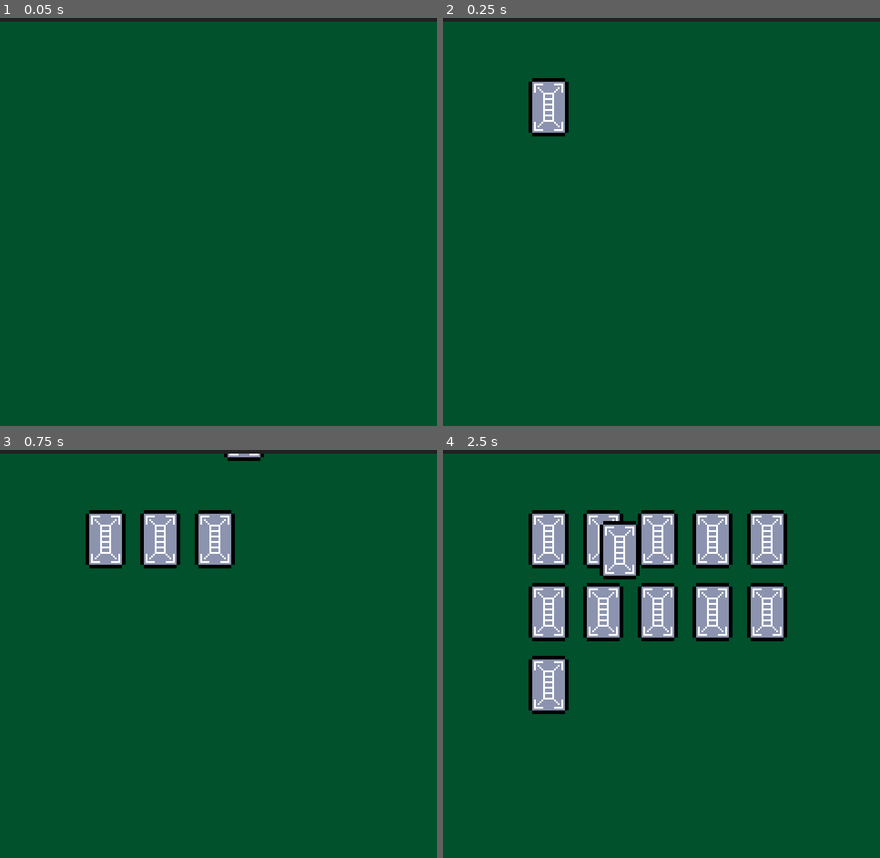
Above: before the commit, frames 1-4 (two rows, left to right).
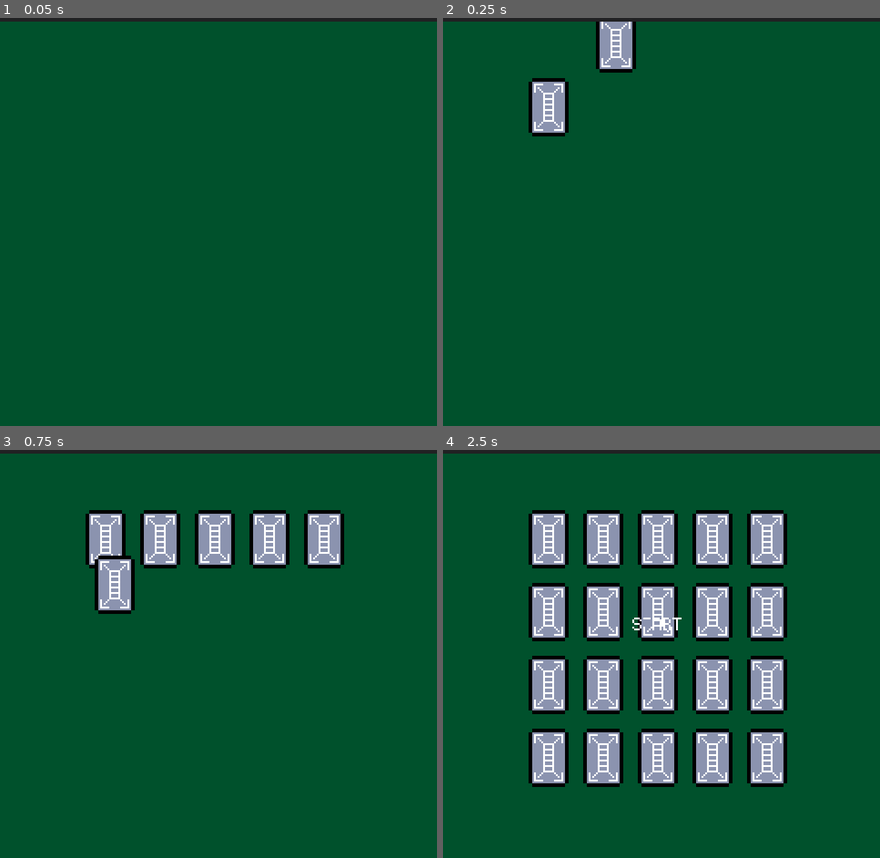
Above: after the commit, the same moments.

Repository: sugarvoid/card-sweeper
Game: Godot game, scene res://game/scene/game.tscn
The game is run twice, just before and just after one commit, with the same random seed, the same clock (stepped at 60 frames per second) and the same inputs.
Inputs (mouse positions are in pixels of both pictures, inside the frame that each line leads up to):
- Up to frame 1 (0.05 s): no input
- Up to frame 2 (0.25 s): no input
- Up to frame 3 (0.75 s): tap Enter (ui_accept) at 0.5 s; move the mouse to (104, 539) at 0.52 s; click (104, 539) at 0.67 s
- Up to frame 4 (2.5 s): tap Enter (ui_accept) at 0.77, 1.52 s; move the mouse to (604, 539) at 1.27 s; click (604, 539) at 1.42 s; move the mouse to (657, 539) at 2.02 s; click (657, 539) at 2.17 s

Frame 1 is identical in both runs. In frame 2, 1.1% of the frame differs, in the area x 35-45%, y 0-14%; in frame 3, 3.9%; in frame 4, 13%, in the area x 19-79%, y 17-83%.

Commit message:
Connect mouse hover signal to card

Diff:
--- a/game/script/card.gd
+++ b/game/script/card.gd
@@ -24,6 +24,9 @@
 var board_position: Vector2
 var is_on_board: bool
 
+
+func _ready() -> void:
+	$Area2D.mouse_entered.connect(_mosue_entered)
 
 func reset() -> void:
 	self.modulate.a = 225
@@ -59,6 +62,7 @@
 	tween.tween_property(self, "position", board_position, 0.2)
 	tween.tween_callback(on_board_placement)
 
+
 func fake_shuffle() -> void:
 	var tween = get_tree().create_tween()
 	tween.tween_property(self, "position", Vector2(166,166), 1)
@@ -82,3 +86,6 @@
 		emit_signal("done_flipping", self)
 	elif anim_name == "hide_face":
 		self.is_face_showing = false
+
+func _mosue_entered() -> void:
+	print("mouse entered ", self.name)
--- a/game/script/card_manager.gd
+++ b/game/script/card_manager.gd
@@ -28,7 +28,7 @@
 
 func _ready() -> void:
 	slots.resize(20)
-	$TmrStartGame.start(5)
+	## $TmrStartGame.start(5)
 	new_game_shuffle()
 	for c: Card in $Cards.get_children():
 		add_card_to_graveyard(c)
@@ -44,13 +44,16 @@
 
 	for i in range(20):
 		add_a_card_to_borad()
-		await get_tree().create_timer(0.2).timeout
+		await get_tree().create_timer(0.1).timeout
 
 	print(card_amounts)
+	_on_tmr_start_game_timeout()
 
 
 func _unhandled_input(event):
 	if event.is_action_pressed("ui_cancel"):
+		#TODO: Don't count the cards in graveyard
+		#TODO: Actaully shuffle the card positions
 		for c: Card in $Cards.get_children():
 			c.fake_shuffle()
 
@@ -149,6 +152,7 @@
 					remove_match()
 					return
 		if faceup_cards[0].card_type == 5:
+			#TODO: Instead of gameover, just shuffle the cards
 			emit_signal("on_gameover")
 			return
 		remove_match()
--- a/project.godot
+++ b/project.godot
@@ -12,7 +12,7 @@
 
 config/name="Card Sweeper"
 run/main_scene="res://game/scene/game.tscn"
-config/features=PackedStringArray("4.2", "GL Compatibility")
+config/features=PackedStringArray("4.3", "GL Compatibility")
 config/icon="res://icon.svg"
 
 [display]
Not shown, changed: game/asset/monogram.ttf.import
